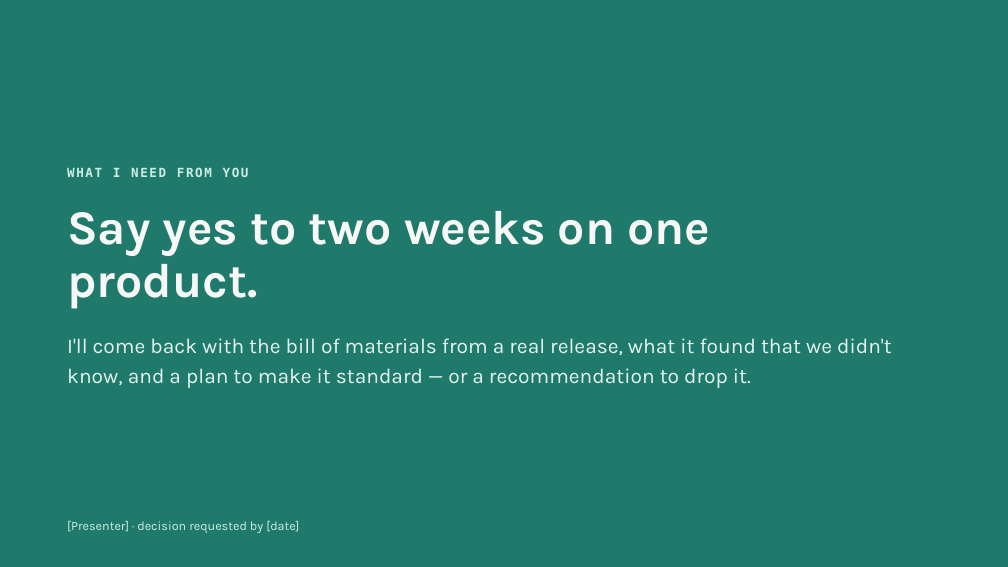
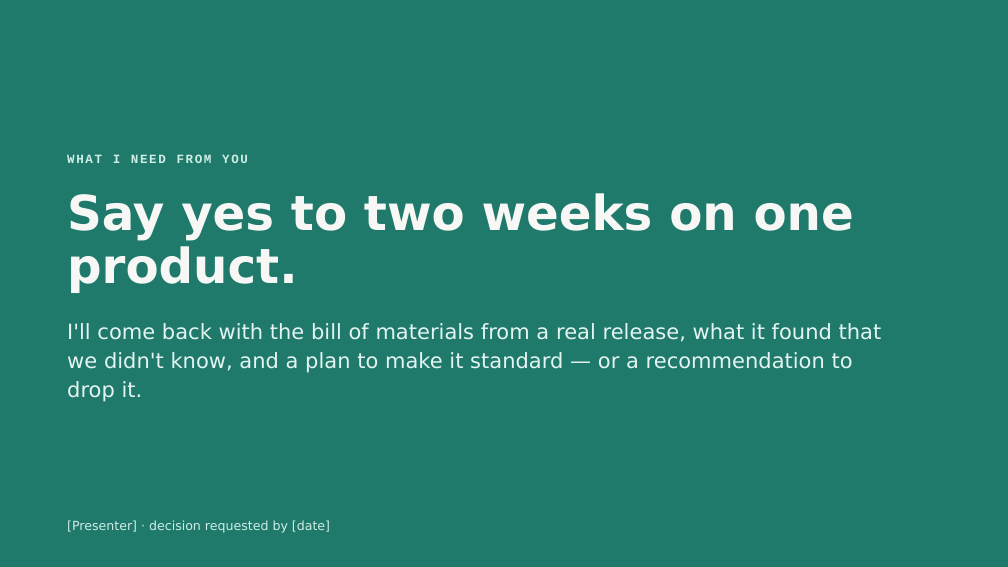
Before and after one commit to actions-marketplace-validations/millsks_pixi-sbom, a slide deck: slide 10 of docs/presentations/executive/pixi-sbom-executive.pptx (slide 9 before the commit). Drawn at 1008x567 pixels with LibreOffice and Linux fonts; fonts in the diff are those of the drawing. Boxes give left, top, right and bottom in pixels: in the first picture for what was removed or moved away, otherwise in the second. Text is boxed around its words. In the diff, an @@ line names an element or a change of style, - is before the commit and + after.

```diff
--- a/docs/presentations/executive/pixi-sbom-executive.pptx
+++ b/docs/presentations/executive/pixi-sbom-executive.pptx
@@ text "WHAT I NEED FROM YOU": place and size @@
-text "WHAT I NEED FROM YOU" at bbox=[67, 167, 249, 177]
+text "WHAT I NEED FROM YOU" at bbox=[67, 154, 248, 163]
@@ text "WHAT I NEED FROM YOU" at bbox=[67, 154, 248, 163]: font DejaVu Sans Mono to Courier New @@
@@ font Karla to DejaVu Sans in 3 elements at bbox=[67, 323, 882, 402], bbox=[67, 520, 330, 533], bbox=[67, 193, 854, 293] @@
@@ title "Say yes to two weeks ...": place and size @@
-title "Say yes to two weeks ..." at bbox=[67, 211, 711, 309]
+title "Say yes to two weeks ..." at bbox=[67, 193, 854, 293]
@@ text "I'll come back with the ...": place and size @@
-text "I'll come back with the ..." at bbox=[67, 338, 892, 388]
+text "I'll come back with the ..." at bbox=[67, 323, 882, 402]
```
Also in this commit, not shown: 8 other slides changed, 1 slide added, 16 other files.
